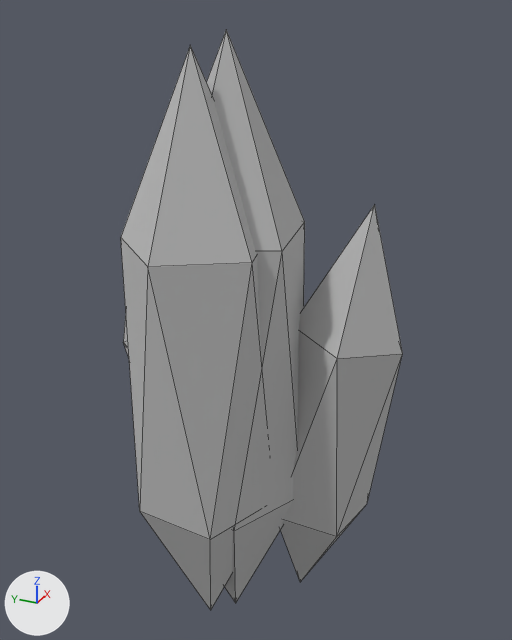
The glTF model public/assets/crystals/crystals.glb: old version first, new version second.
One viewpoint serves both versions: a 50 mm lens placed at (-1.784, -0.887, 1.079), pointed at (0.09, -0.044, 0.142). Every picture has the same lights, and +X, +Y and +Z are marked at lower left. The picture after the commit comes second. Mesh edges are drawn as thin lines. Where no turn or scale is listed for an object, it has been applied to the vertices.

Before the edit, the objects in view are built like this:
```python
me_ambershard_mesh = bpy.data.meshes.new('AmberShard-Mesh')
me_ambershard_mesh.from_pydata(...)  # an icosphere of 20 faces spanning x -0.24..0.24, y -0.24..0.24, z -1.0..1.0
me_ambershard_mesh.materials.append(mat_default)  # grey #bcbcbc
me_tealcluster_mesh = bpy.data.meshes.new('TealCluster-Mesh')
me_tealcluster_mesh.from_pydata(...)  # 36 vertices, 60 faces; spans x -0.34..0.34, y -0.51..0.51, z -0.97..0.97
me_tealcluster_mesh.materials.append(mat_default)  # grey #bcbcbc
ob_ambershard = bpy.data.objects.new('AmberShard', me_ambershard_mesh)
ob_ambershard.location = (0.0, 0.0, 0.0)
ob_tealcluster = bpy.data.objects.new('TealCluster', me_tealcluster_mesh)
ob_tealcluster.location = (0.0, 0.0, 0.0)
```
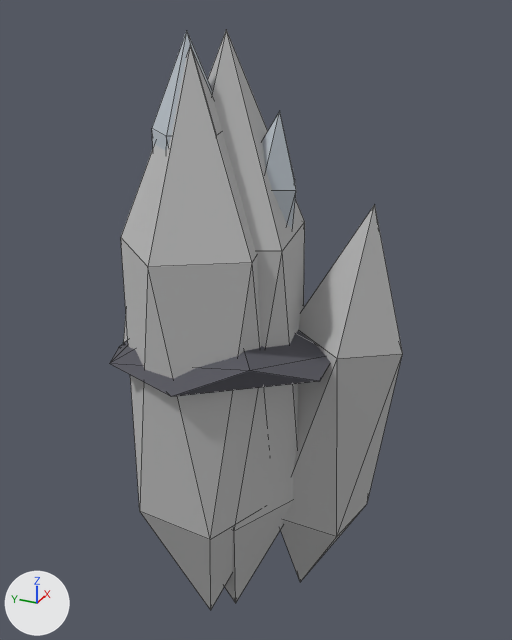
Pixel boxes [x1, y1, x2, y2] of what changed, in the pictures (512 x 640 px):
'DecorCluster', added
    after: [110, 31, 330, 397]
    faces in mat_decorbase (dark grey #595961): [110, 330, 330, 397]
    faces in mat_decorquartz (light grey #bcc4cb): [152, 31, 296, 229]

The change in detail:
Material 'DecorQuartz' (mat_decorquartz) is new.
Its base color is (0.5, 0.55, 0.6) (light grey #bcc4cb).
Its roughness is 1.0.
Material 'DecorBase' (mat_decorbase) is new.
Its base color is (0.1, 0.1, 0.12) (dark grey #595961).
Its roughness is 1.0.
Mesh me_decorcluster_mesh is new.
It has 48 vertices, 80 faces and spans x -0.368..0.368, y -0.336..0.336, z -0.5..0.5.
Faces by material slot: [20, 60].
It uses material mat_decorbase (dark grey #595961).
It uses material mat_decorquartz (light grey #bcc4cb).
Object 'DecorCluster' (ob_decorcluster) is new; it shows me_decorcluster_mesh.
Its location is (0.0, 0.0, 0.5).
